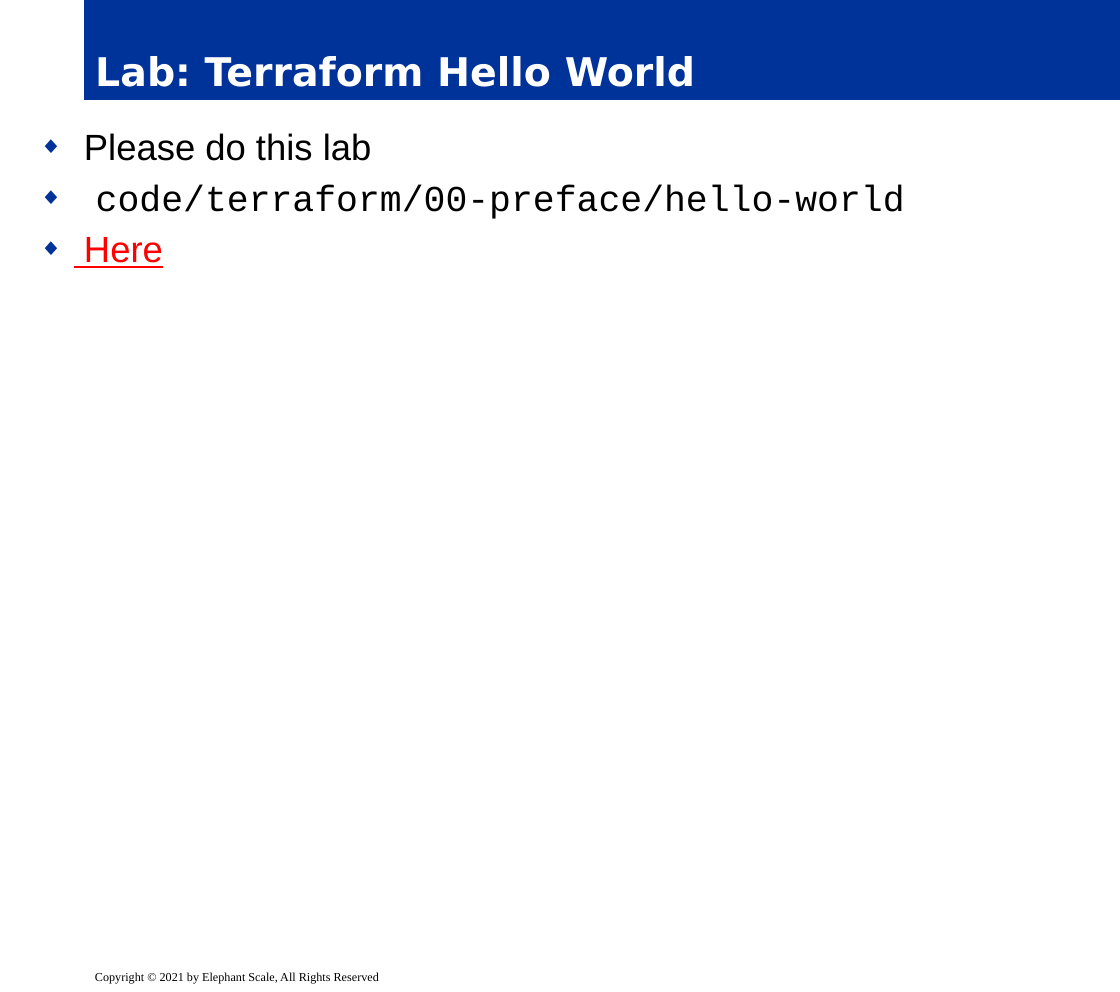
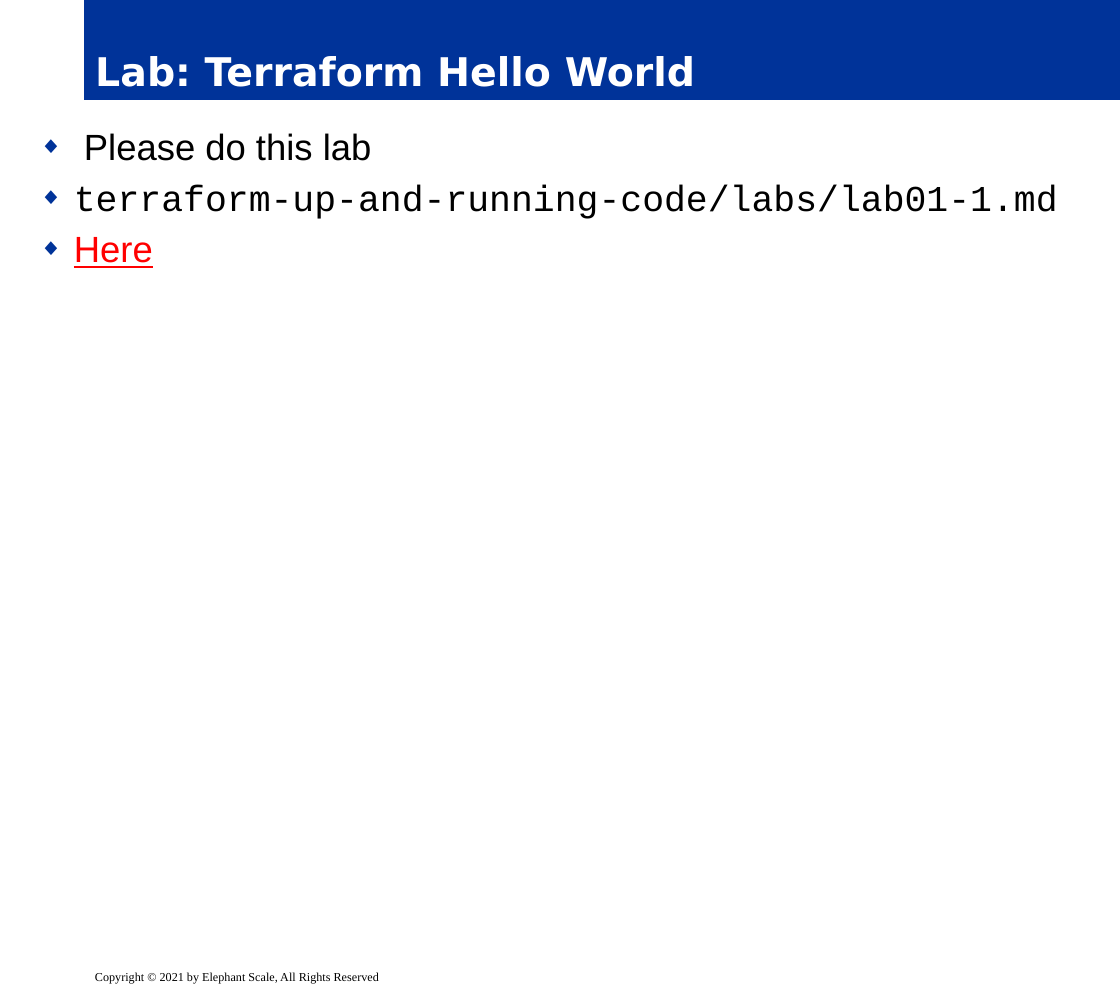
Before and after one commit to elephantscale/es-training-new, a slide deck: slide 18 of terraform/slides/delivery/03__terraform-walk-through.pptx. Drawn at 1120x992 pixels with LibreOffice and Linux fonts; fonts in the diff are those of the drawing; background and template pictures are left out. Boxes give left, top, right and bottom in pixels: in the first picture for what was removed or moved away, otherwise in the second. Text is boxed around its words. In the diff, an @@ line names an element or a change of style, - is before the commit and + after.

Commit message:
TF: update labs on slides

```diff
--- a/terraform/slides/delivery/03__terraform-walk-through.pptx
+++ b/terraform/slides/delivery/03__terraform-walk-through.pptx
@@ text at [74, 186, 1058, 219]: text changed @@
-◆ code/terraform/00-preface/hello-world
+◆ terraform-up-and-running-code/labs/lab01-1.md
```
Also in this commit, not shown: 5 other slides changed, 3 slides added, 1 other file.
